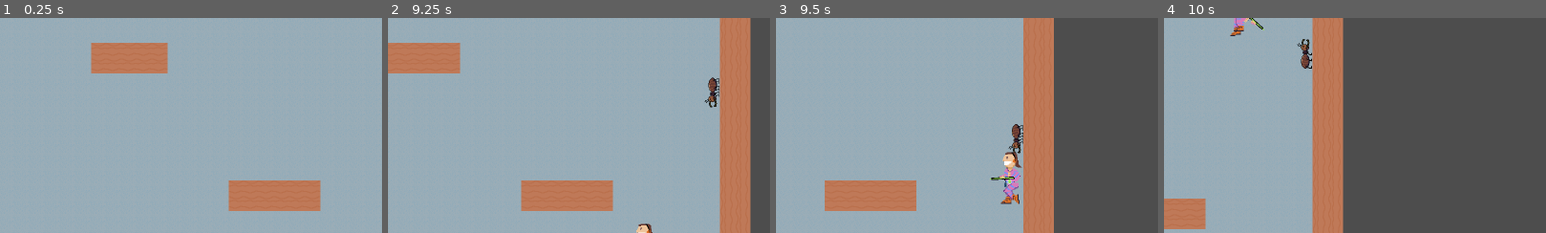
Above: before the commit, frames 1-4 (left to right).
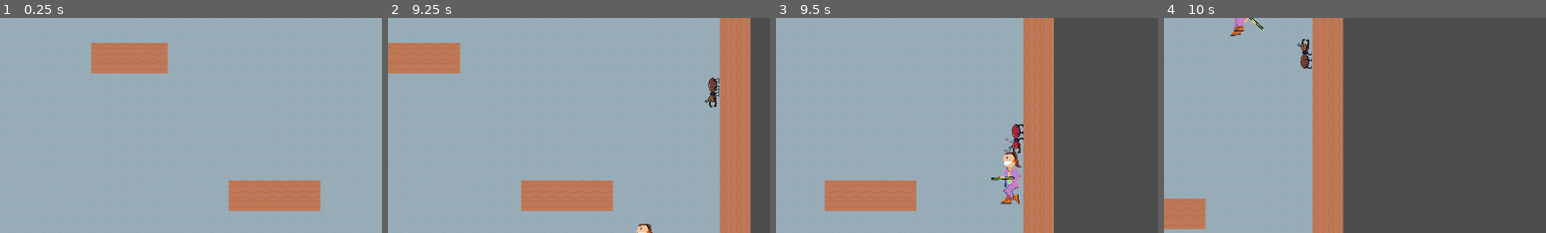
Above: after the commit, the same moments.

Repository: deruitda/ludum-dare-56
Game: Godot game, scene res://scenes/levels/termite_extermination_andrew.tscn
Same seed, same stepped clock (60 frames per second), same inputs: the game is played once before the commit and once after it.
Inputs (mouse positions are % of the whole screen's width and height, from its top left):
- Up to frame 1 (0.25 s): no input
- Up to frame 2 (9.25 s): move the mouse to (72, 45) at 0.52 s; hold D (move_right) 0.53-2.03 s; click (72, 45) at 0.6 s; tap Space (jump) at 0.77, 1.07, 1.52, 1.82, 3.02, 3.32, 3.77, 4.07, 4.52, 4.82, 6.02, 6.32, 6.77, 7.07, 7.52, 7.82, 9.02 s; move the mouse to (30, 55) at 1.27 s; click (30, 55) at 1.35 s; move the mouse to (60, 28) at 2.02 s; hold A (move_left) 2.03-2.78 s; click (60, 28) at 2.1 s; move the mouse to (45, 70) at 2.77 s; hold D (move_right) 2.78-4.28 s; click (45, 70) at 2.85 s; move the mouse to (80, 65) at 3.52 s; click (80, 65) at 3.6 s; move the mouse to (20, 35) at 4.27 s; hold A (move_left) 4.28-5.03 s; click (20, 35) at 4.35 s; move the mouse to (55, 50) at 5.02 s; hold D (move_right) 5.03-5.78 s; click (55, 50) at 5.1 s; move the mouse to (35, 25) at 5.77 s; hold A (move_left) 5.78-7.28 s; click (35, 25) at 5.85 s; move the mouse to (72, 45) at 6.52 s; click (72, 45) at 6.6 s; move the mouse to (30, 55) at 7.27 s; hold D (move_right) from 7.28 s (still down); click (30, 55) at 7.35 s; move the mouse to (60, 28) at 8.02 s; click (60, 28) at 8.1 s; move the mouse to (45, 70) at 8.77 s; click (45, 70) at 8.85 s
- Up to frame 3 (9.5 s): keep holding D (move_right); tap Space (jump) at 9.32 s
- Up to frame 4 (10 s): move the mouse to (80, 65) at 9.52 s; release D (move_right) at 9.53 s; hold A (move_left) from 9.53 s (still down); click (80, 65) at 9.6 s; tap Space (jump) at 9.77 s
The pictures show only the part of the screen within x 46-96%, y 30-80%; the shares and areas given below are measured in that part.

Frames 1-2 are identical in both runs. In frame 3, 0.2% of the frame differs, in the area x 59-65%, y 49-63%; in frame 4, less than 0.1%.

Commit message:
raging animations up

Diff:
--- a/scenes/enemies/termite_soldier.gd
+++ b/scenes/enemies/termite_soldier.gd
@@ -35,11 +35,17 @@
 		animated_sprite_2d.flip_h = true
 		rage_ray.rotation = deg_to_rad(90)
 
+	if animated_sprite_2d.animation == "walking" and is_raging:
+		animated_sprite_2d.play("raging")
+	elif animated_sprite_2d.animation == "raging" and not is_raging:
+		animated_sprite_2d.play("walking")
+
 # Called every frame. 'delta' is the elapsed time since the previous frame.
 func _physics_process(delta: float) -> void:
 	if player_is_in_rage_view():
 		is_raging = true
 		velocity_component.max_speed = _rage_speed
+
 	else:
 		is_raging = false
 		velocity_component.max_speed = _walk_speed
--- a/scenes/enemies/termite_soldier.tscn
+++ b/scenes/enemies/termite_soldier.tscn
@@ -81,7 +81,7 @@
 "texture": SubResource("AtlasTexture_sunkg")
 }],
 "loop": true,
-"name": &"attacking",
+"name": &"raging",
 "speed": 5.0
 }, {
 "frames": [{
@@ -124,7 +124,7 @@
 
 [node name="AnimatedSprite2D" type="AnimatedSprite2D" parent="."]
 sprite_frames = SubResource("SpriteFrames_37qoh")
-animation = &"attacking"
+animation = &"raging"
 autoplay = "walking"
 
 [node name="HurtBox" type="Area2D" parent="." node_paths=PackedStringArray("health_component")]
